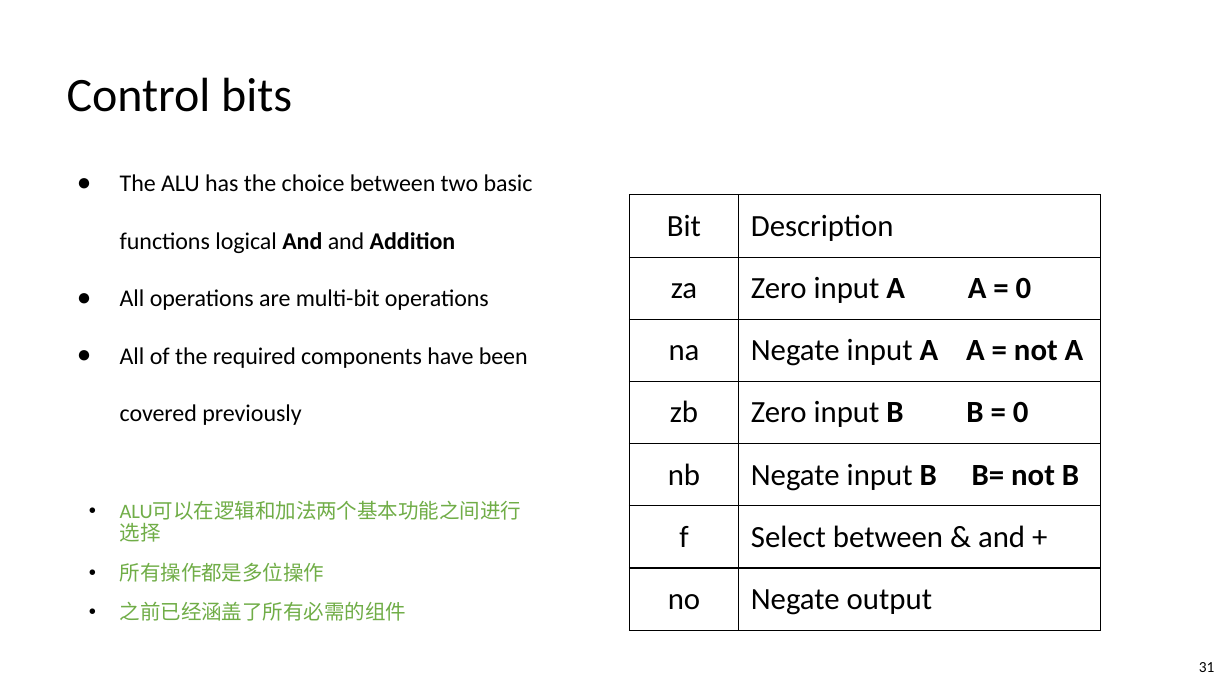
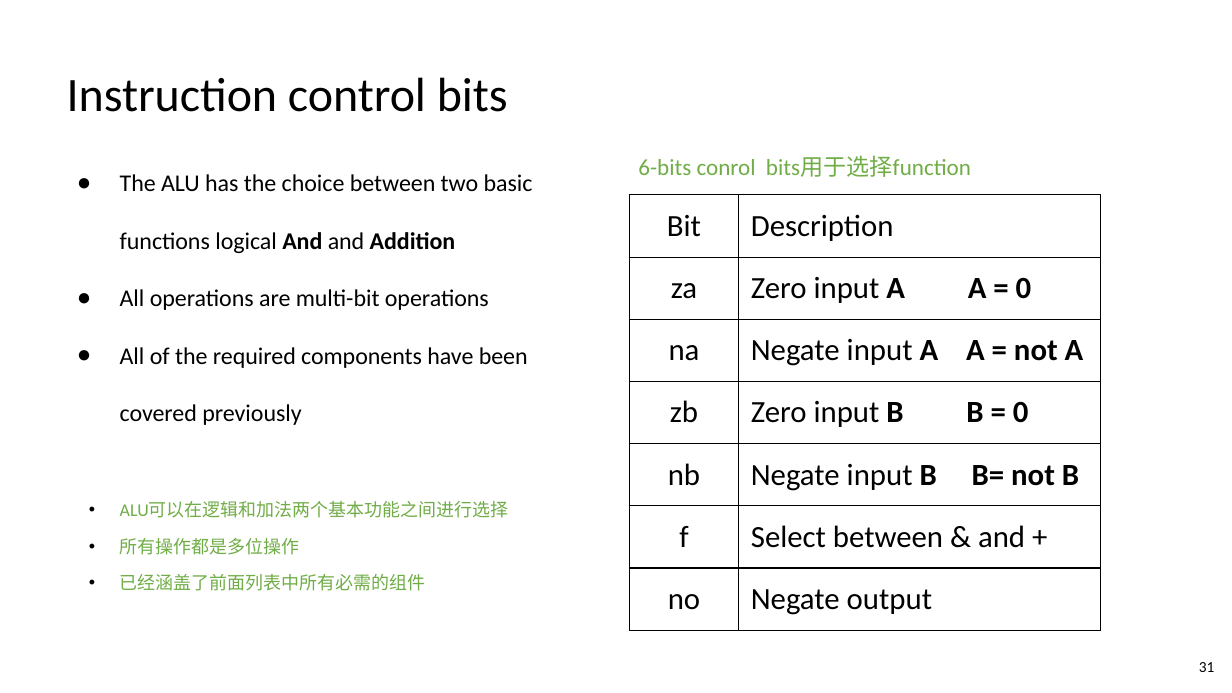
Before and after one commit to vcboy1/Leeds, a slide deck: slide 31 of 26fall/1860/Lecture/Week1.7/Lec_1.7.1_Adders_and_the_ALU.pptx. Drawn at 1232x693 pixels with LibreOffice and Linux fonts; fonts in the diff are those of the drawing. Boxes give left, top, right and bottom in pixels: in the first picture for what was removed or moved away, otherwise in the second. Text is boxed around its words. In the diff, an @@ line names an element or a change of style, - is before the commit and + after.

```diff
--- a/26fall/1860/Lecture/Week1.7/Lec_1.7.1_Adders_and_the_ALU.pptx
+++ b/26fall/1860/Lecture/Week1.7/Lec_1.7.1_Adders_and_the_ALU.pptx
@@ text at box(67, 77, 508, 112): text changed @@
-Control bits
+Instruction control bits
@@ text added at box(638, 155, 971, 177), 18 pt, text #70AD47 @@
+6-bits conrol bits用于选择function
@@ text at box(120, 501, 509, 555): size 16 to 14 pt in "ALU可以在逻辑和加法两个基本功能之间进行选择", "所有操作都是多位操作" @@
@@ text at box(120, 574, 426, 591): text changed; size 16 to 14 pt @@
-• 之前已经涵盖了所有必需的组件
+• 已经涵盖了前面列表中所有必需的组件
```
Also in this commit, not shown: 9 other slides changed, 6 other files.
